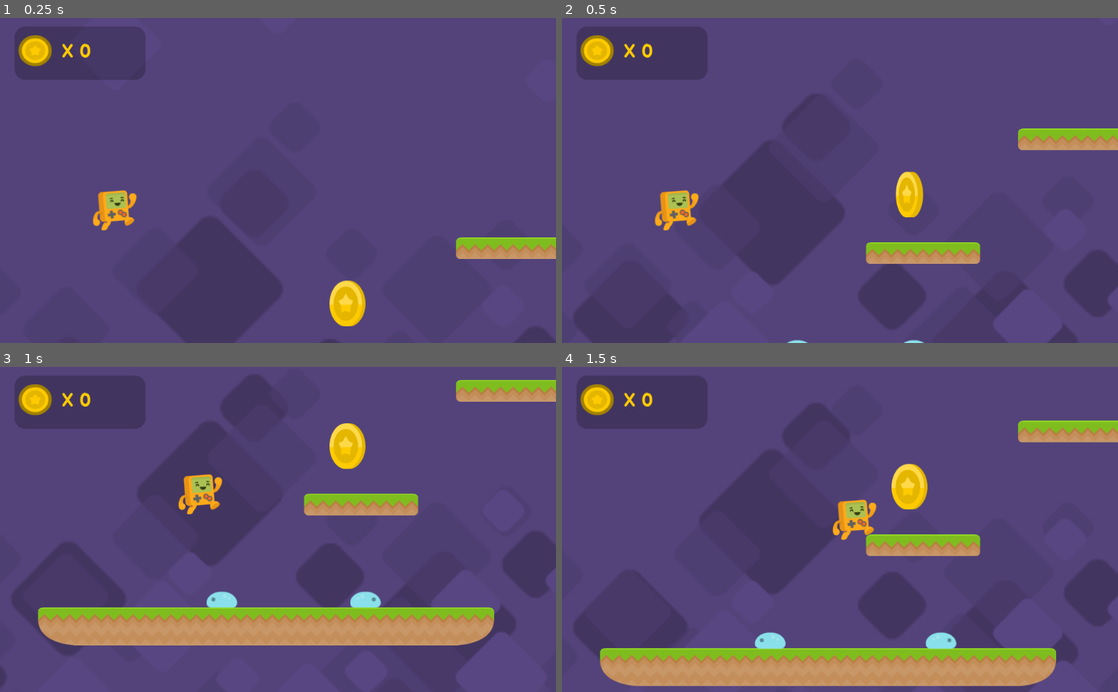
Above: before the commit, frames 1-4 (two rows, left to right).
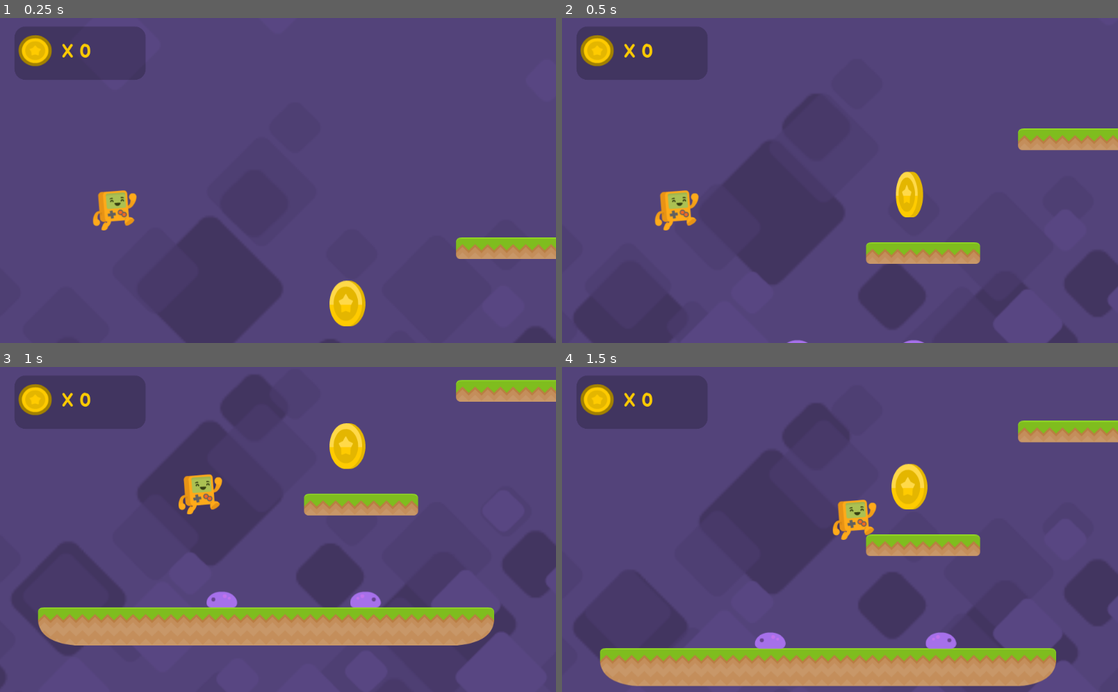
Above: after the commit, the same moments.

Repository: phukon/2D_platformer
Game: Godot game, scene res://Levels/Level1.tscn
Same seed, same stepped clock (60 frames per second), same inputs: the game is played once before the commit and once after it. The project has no main scene, so this scene is started directly.
Inputs:
- Up to frame 1 (0.25 s): no input
- Up to frame 2 (0.5 s): no input
- Up to frame 3 (1 s): hold D (right) from 0.53 s (still down); tap Up (jump) at 0.77 s
- Up to frame 4 (1.5 s): keep holding D (right)

Frame 1 is identical in both runs. In frame 2, less than 0.1% of the frame differs, in the area x 40-66%, y 99-100%; in frame 3, 0.5%; in frame 4, 0.5%, in the area x 34-71%, y 81-87%.

Commit message:
debugged

Diff:
--- a/Enemy.gd
+++ b/Enemy.gd
@@ -10,6 +10,9 @@
 		$AnimatedSprite.flip_h = true
 	$floor_checker.position.x = $CollisionShape2D.shape.get_extents().x * direction
 	$floor_checker.enabled = detects_cliffs
+
+	if detects_cliffs:
+		set_modulate(Color(1.2, 0.5, 1))
 
 func _physics_process(delta: float) -> void:
 
